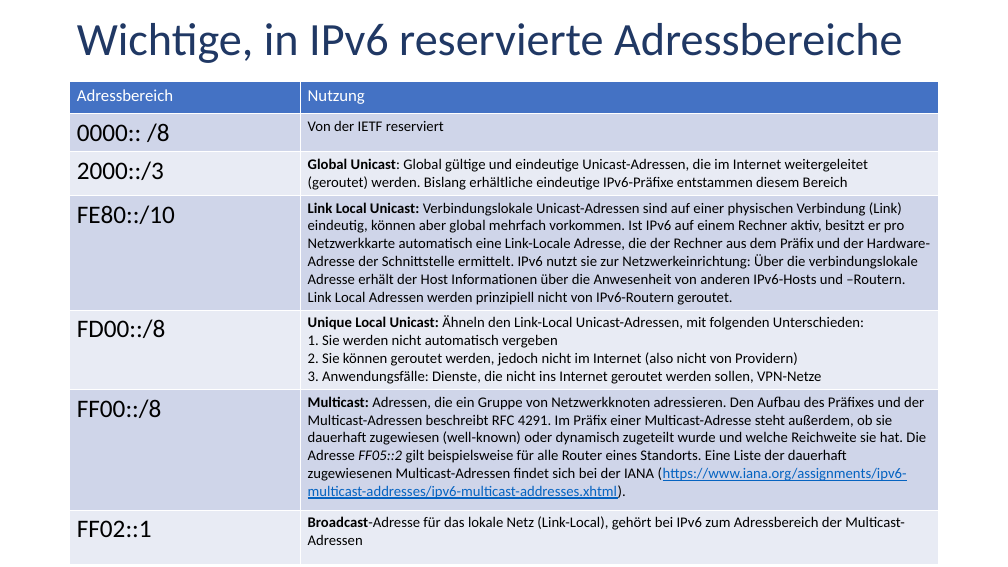
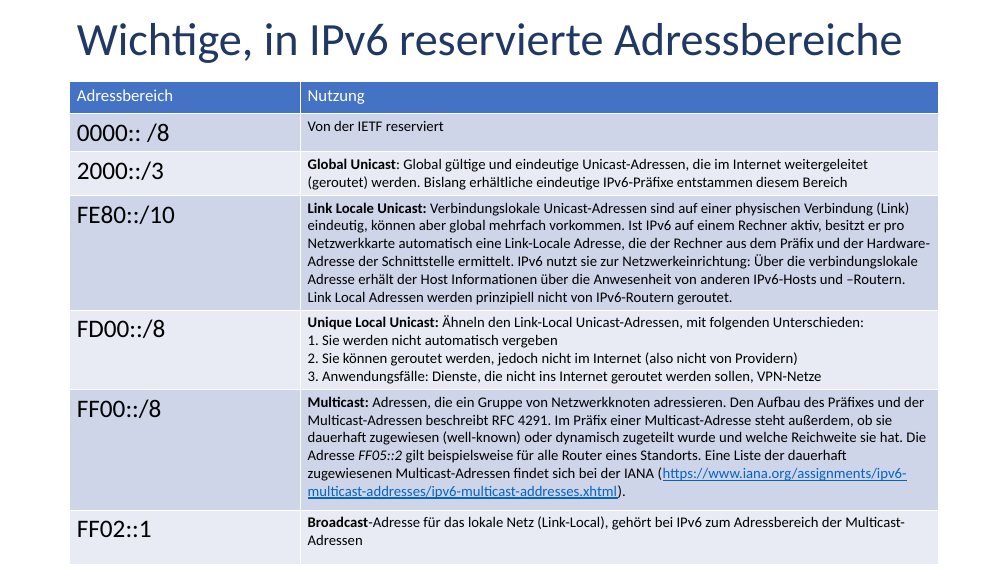
Before and after one commit to MickyRoth/Presentations, a slide deck: slide 9 of IPv6.pptx. Drawn at 1008x567 pixels with LibreOffice and Linux fonts; fonts in the diff are those of the drawing. Boxes give left, top, right and bottom in pixels: in the first picture for what was removed or moved away, otherwise in the second. Text is boxed around its words. In the diff, an @@ line names an element or a change of style, - is before the commit and + after.

```diff
--- a/IPv6.pptx
+++ b/IPv6.pptx
@@ table at (70,82,939,561) @@
-row 4, column 2: Link Local Unicast: Verbindungslokale Unicast-Adressen sind auf einer physischen Verbindung (Link) eindeutig, können aber global mehrfach vorkommen. Ist IPv6 auf einem Rechner aktiv, besitzt er pro Netzwerkkarte automatisch eine Link-Locale Adresse, die der Rechner aus dem Präfix und der Hardware-Adresse der Schnittstelle ermittelt. IPv6 nutzt sie zur Netzwerkeinrichtung: Über die verbindungslokale Adresse erhält der Host Informationen über die Anwesenheit von anderen IPv6-Hosts und –Routern. / Link Local Adressen werden prinzipiell nicht von IPv6-Routern geroutet.
+row 4, column 2: Link Locale Unicast: Verbindungslokale Unicast-Adressen sind auf einer physischen Verbindung (Link) eindeutig, können aber global mehrfach vorkommen. Ist IPv6 auf einem Rechner aktiv, besitzt er pro Netzwerkkarte automatisch eine Link-Locale Adresse, die der Rechner aus dem Präfix und der Hardware-Adresse der Schnittstelle ermittelt. IPv6 nutzt sie zur Netzwerkeinrichtung: Über die verbindungslokale Adresse erhält der Host Informationen über die Anwesenheit von anderen IPv6-Hosts und –Routern. / Link Local Adressen werden prinzipiell nicht von IPv6-Routern geroutet.
```
Also in this commit, not shown: 2 other slides changed, 3 other files.
